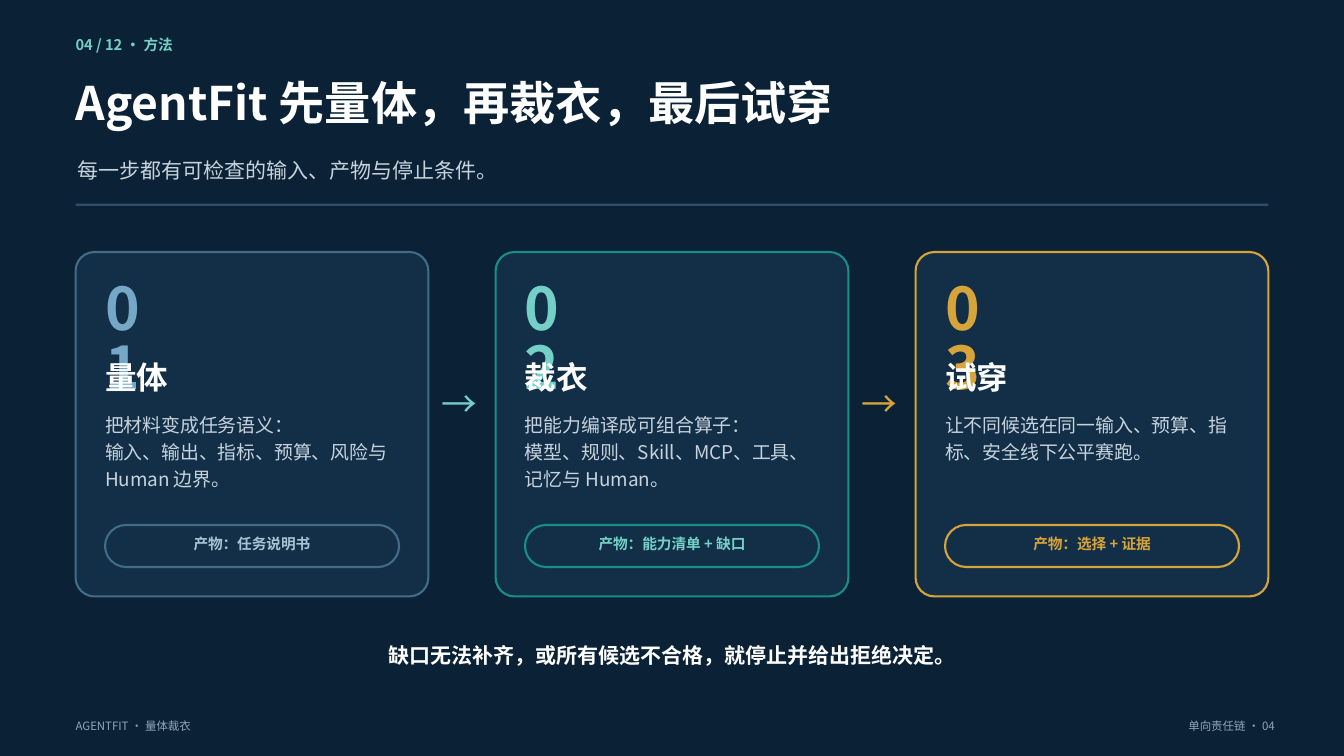
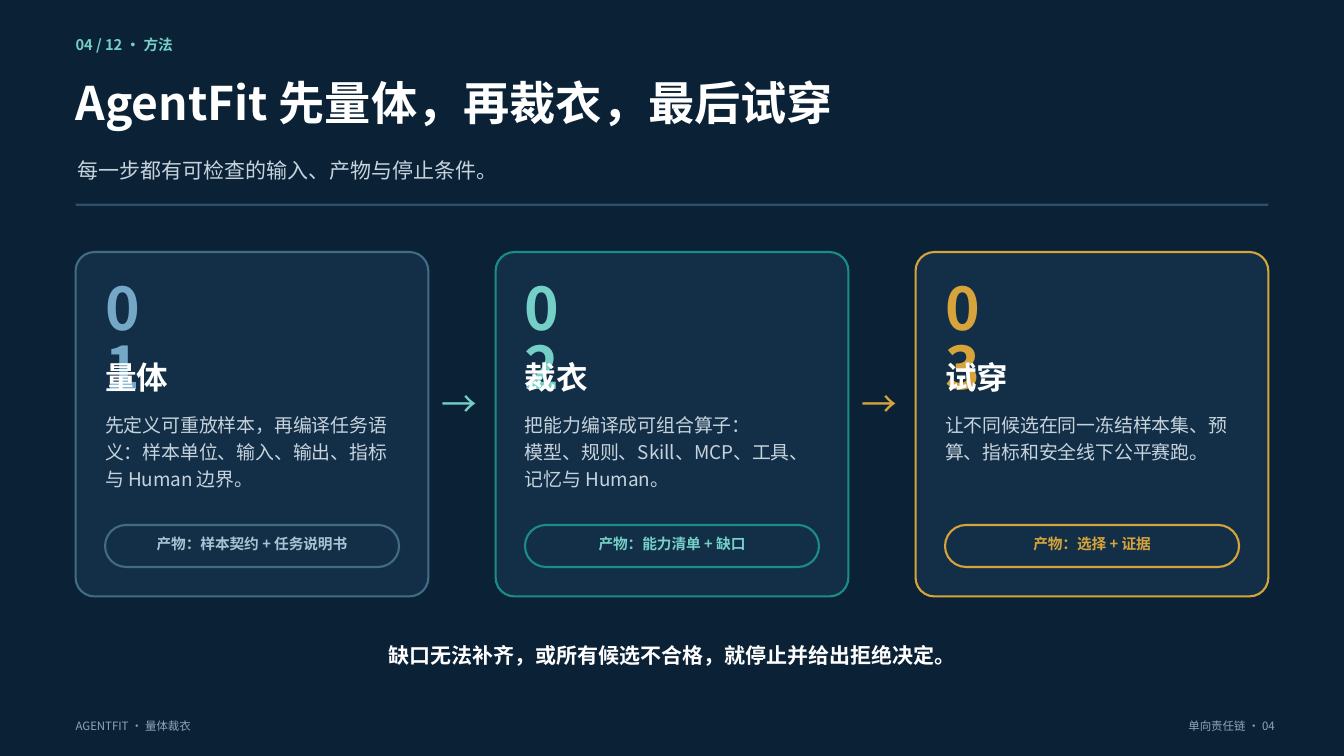
Before and after one commit to kailiangshang/agentfit, a slide deck: slide 4 of competition/2026-08-15/submission/agentfit-preliminary-draft.pptx. Drawn at 1344x756 pixels with LibreOffice and Linux fonts; fonts in the diff are those of the drawing. Boxes give left, top, right and bottom in pixels: in the first picture for what was removed or moved away, otherwise in the second. Text is boxed around its words. In the diff, an @@ line names an element or a change of style, - is before the commit and + after.

```diff
--- a/competition/2026-08-15/submission/agentfit-preliminary-draft.pptx
+++ b/competition/2026-08-15/submission/agentfit-preliminary-draft.pptx
@@ text at box(105, 416, 387, 488): text changed @@
-把材料变成任务语义：
-输入、输出、指标、预算、风险与 Human 边界。
+先定义可重放样本，再编译任务语义：样本单位、输入、输出、指标与 Human 边界。
@@ text at box(945, 416, 1227, 461): text changed @@
-让不同候选在同一输入、预算、指标、安全线下公平赛跑。
+让不同候选在同一冻结样本集、预算、指标和安全线下公平赛跑。
@@ text at box(157, 536, 347, 551): text changed @@
-产物：任务说明书
+产物：样本契约 + 任务说明书
```
Also in this commit, not shown: 3 other slides changed, 1 other file.
